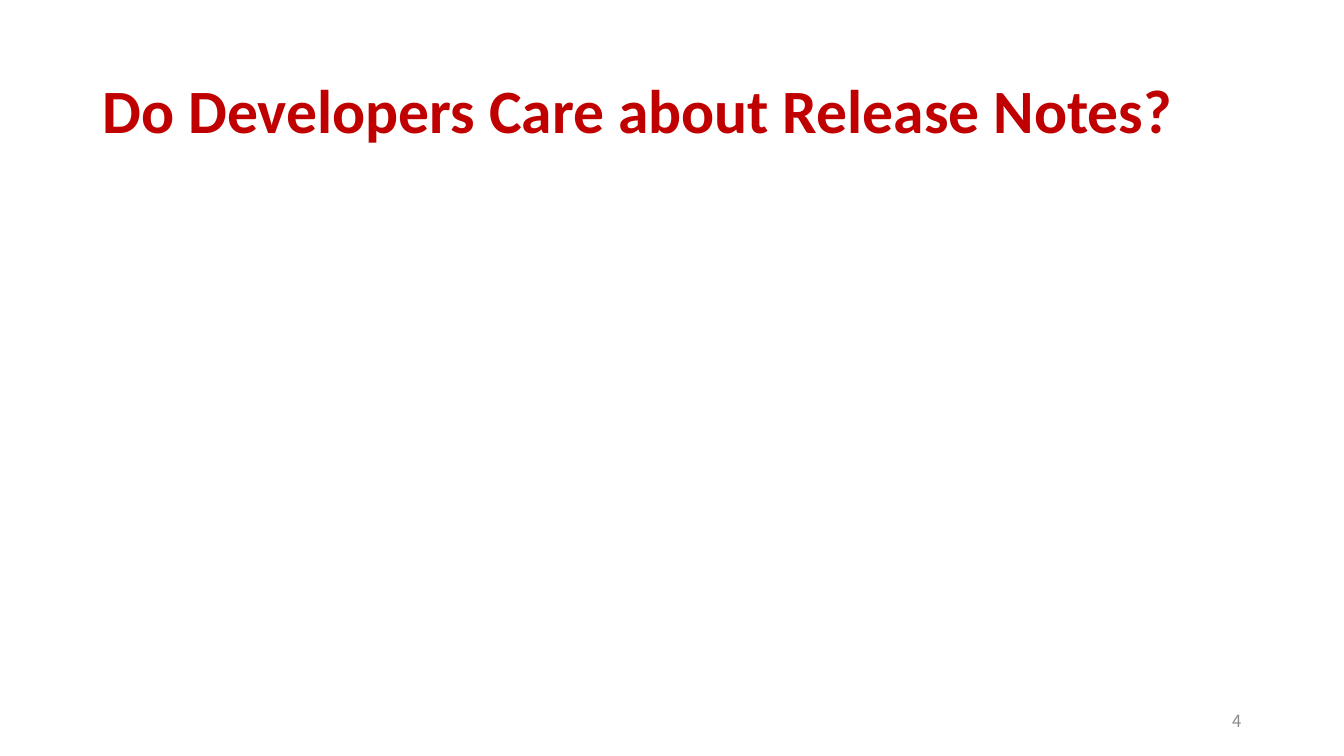
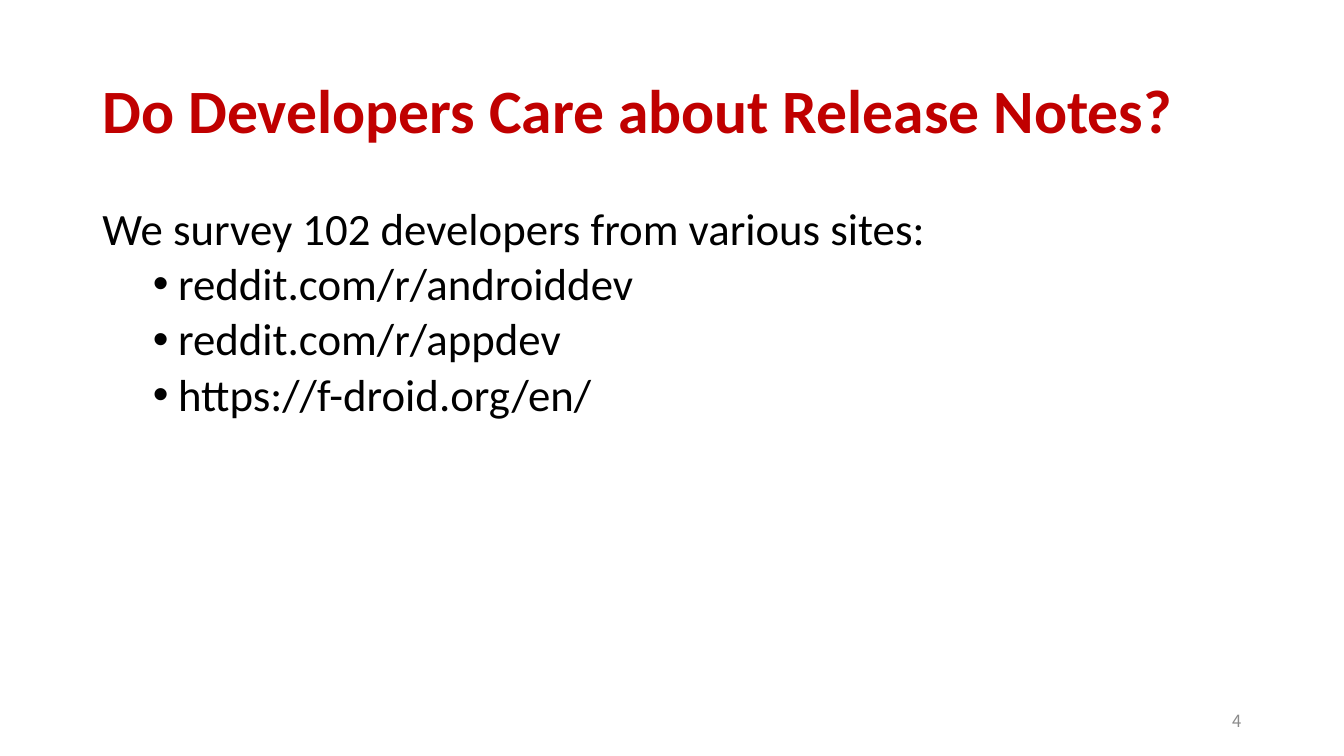
Before and after one commit to aidanby/aidanby.github.io, a slide deck: slide 4 of files/icse22.pptx. Drawn at 1344x756 pixels with LibreOffice and Linux fonts; fonts in the diff are those of the drawing. Boxes give left, top, right and bottom in pixels: in the first picture for what was removed or moved away, otherwise in the second. Text is boxed around its words. In the diff, an @@ line names an element or a change of style, - is before the commit and + after.

```diff
--- a/files/icse22.pptx
+++ b/files/icse22.pptx
@@ text added at (x1=102, y1=214, x2=924, y2=419), 32 pt, text #000000 @@
+We survey 102 developers from various sites:
+  • reddit.com/r/androiddev
+  • reddit.com/r/appdev
+  • https://f-droid.org/en/
```
Also in this commit, not shown: 14 other slides changed, 1 slide added.
